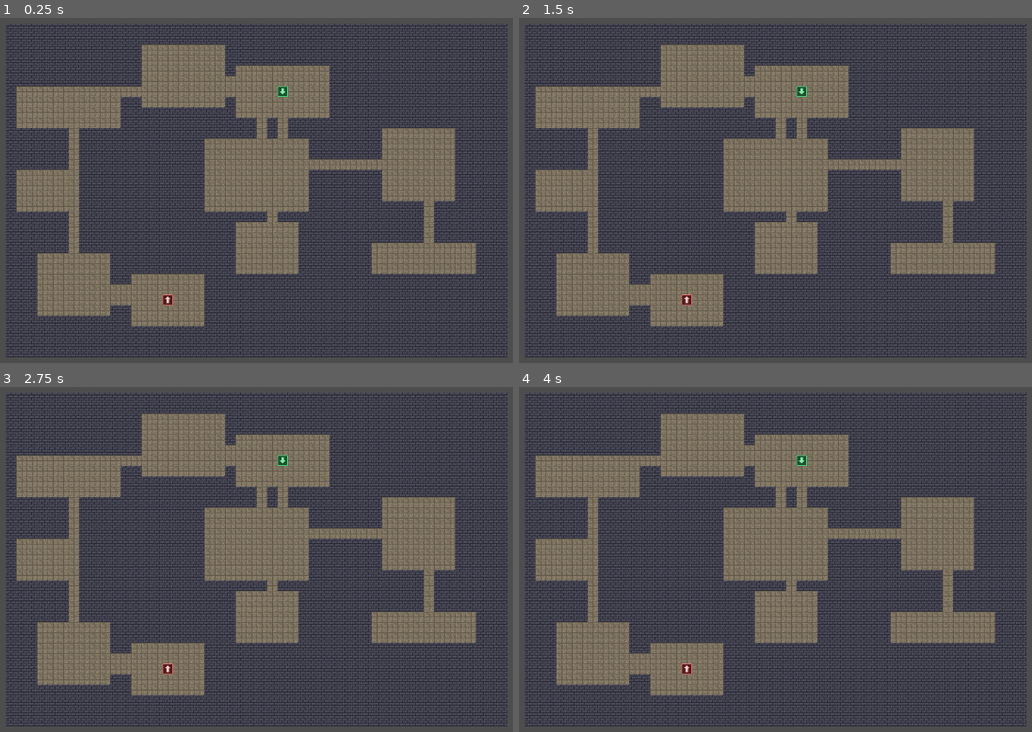
Above: before the commit, frames 1-4 (two rows, left to right).
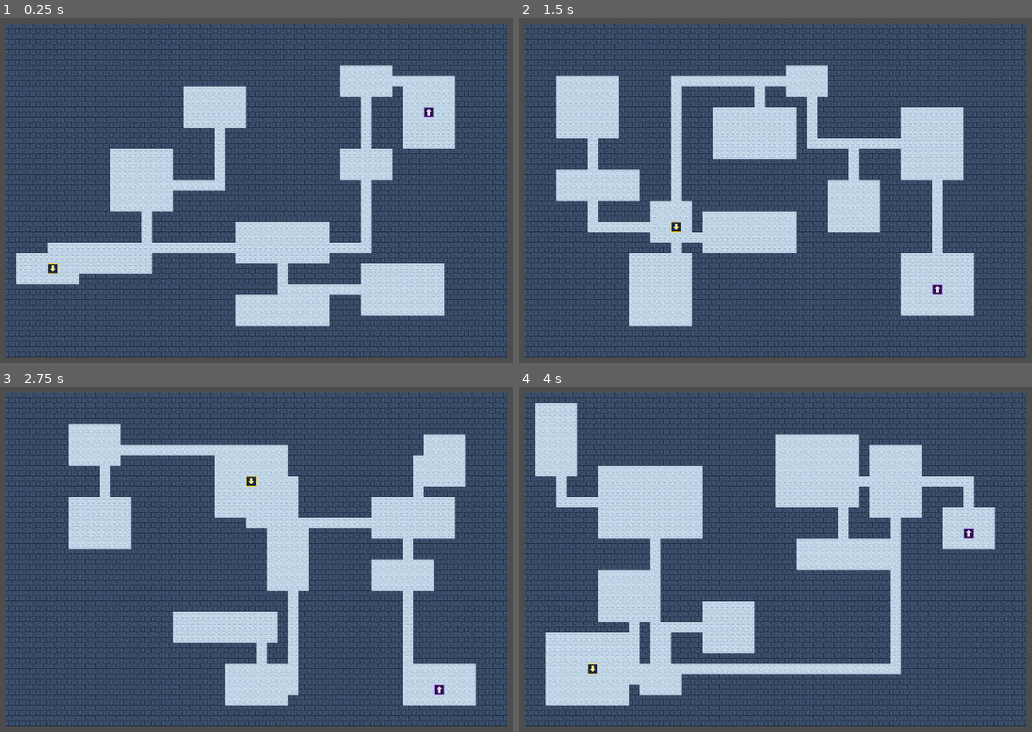
Above: after the commit, the same moments.

Repository: longray/godot_learn
Game: Godot game, scene res://lessons/lesson02_tilemap/lesson02.tscn
Two runs of this game, one before a commit and one after it. Both use one fixed random seed, a clock stepped at 60 frames per second and the inputs below.
Inputs (mouse positions are in pixels of both pictures, inside the frame that each line leads up to):
- Up to frame 1 (0.25 s): no input
- Up to frame 2 (1.5 s): tap Enter at 0.5 s; move the mouse to (939, 169) at 0.52 s; tap R at 0.6 s; click (939, 169) at 0.67 s; tap Space at 1.25 s; drag from (626, 211) to (739, 273) at 1.27 s
- Up to frame 3 (2.75 s): tap Enter at 2 s; move the mouse to (333, 466) at 2.02 s; tap R at 2.1 s; click (333, 466) at 2.17 s
- Up to frame 4 (4 s): tap Space at 2.75 s; drag from (739, 642) to (549, 497) at 2.77 s; tap Enter at 3.5 s; move the mouse to (1001, 621) at 3.52 s; tap R at 3.6 s; click (1001, 621) at 3.67 s

The runs differ from the first frame. In frame 1, 69% of the frame differs, in the area x 1-99%, y 1-99%; in frame 2, 68%; in frame 3, 68%; in frame 4, 70%.

Commit message:
feat: 作业5方案B——用户手工编辑器装配 TileSet + 冰窟主题素材
- dungeon_tiles_ice.png（generate_tiles_v2.ps1 生成）：冰地板/深蓝石墙/黄箭头入口/紫箭头出口
- lesson02.tscn：手工内嵌 TileSet（Atlas source 占 1 号槽——编辑器删源不回收 id 所致）
  + tile_source_id=1 对齐 + use_random_seed=true（用户实验偏好）
- 实证教学点：source_id 是槽位编号非序号，set_cell 按编号寻址

Diff:
--- a/2d_rpg_dungeon/lessons/lesson02_tilemap/lesson02.tscn
+++ b/2d_rpg_dungeon/lessons/lesson02_tilemap/lesson02.tscn
@@ -1,14 +1,27 @@
 [gd_scene format=3 uid="uid://bykrs64nfxw0l"]
 
 [ext_resource type="Script" uid="uid://ds8nakrb6amx4" path="res://lessons/lesson02_tilemap/dungeon_tilemap.gd" id="1_tilemap"]
-[ext_resource type="TileSet" uid="uid://cu7s624kw70bb" path="res://assets/tiles/dungeon_tiles.tres" id="2_vxiga"]
+[ext_resource type="Texture2D" uid="uid://cbl0mo4rjaxc6" path="res://assets/tiles/dungeon_tiles_ice.png" id="2_vxiga"]
+
+[sub_resource type="TileSetAtlasSource" id="TileSetAtlasSource_6spf4"]
+texture = ExtResource("2_vxiga")
+0:0/0 = 0
+1:0/0 = 0
+2:0/0 = 0
+3:0/0 = 0
+
+[sub_resource type="TileSet" id="TileSet_obhcv"]
+sources/1 = SubResource("TileSetAtlasSource_6spf4")
 
 [node name="Main" type="Node2D" unique_id=1911809658]
 script = ExtResource("1_tilemap")
+use_random_seed = true
+tile_source_id = 1
 use_external_tiles = true
+external_tiles_path = ""
 
 [node name="TileMapLayer" type="TileMapLayer" parent="." unique_id=381037687]
-tile_set = ExtResource("2_vxiga")
+tile_set = SubResource("TileSet_obhcv")
 
 [node name="Camera2D" type="Camera2D" parent="." unique_id=1868605365]
 unique_name_in_owner = true
Binary file added: 2d_rpg_dungeon/assets/tiles/dungeon_tiles_ice.png
Not shown, added: 2d_rpg_dungeon/assets/tiles/dungeon_tiles_ice.png.import
Not shown, added: 2d_rpg_dungeon/assets/tiles/generate_tiles_v2.ps1
